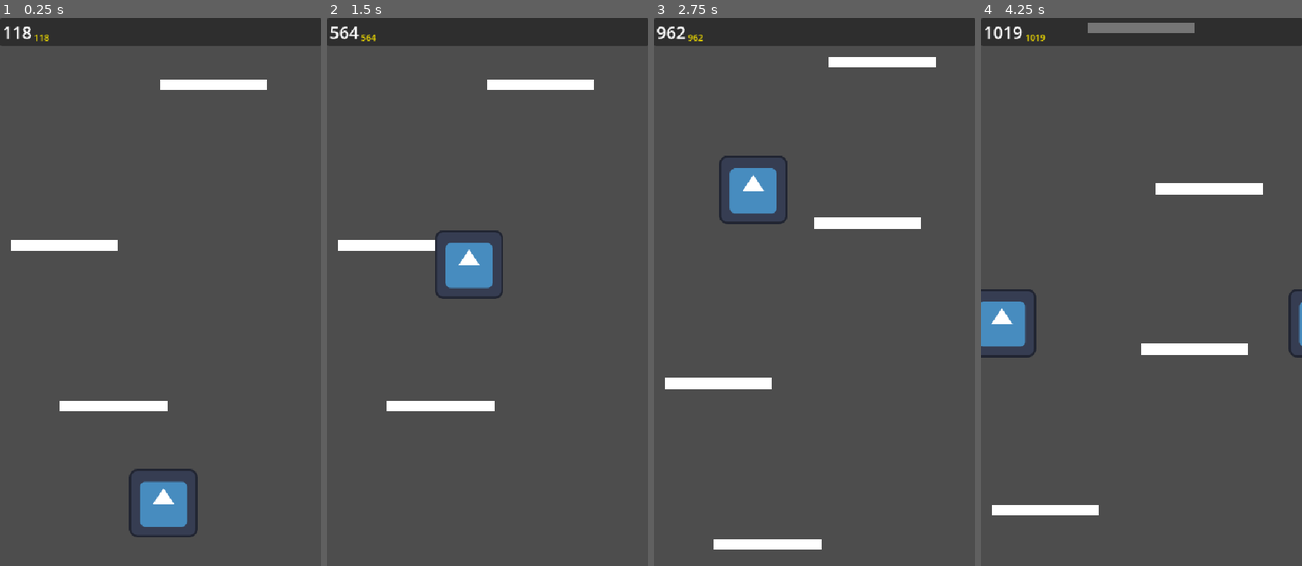
Above: before the commit, frames 1-4 (left to right).
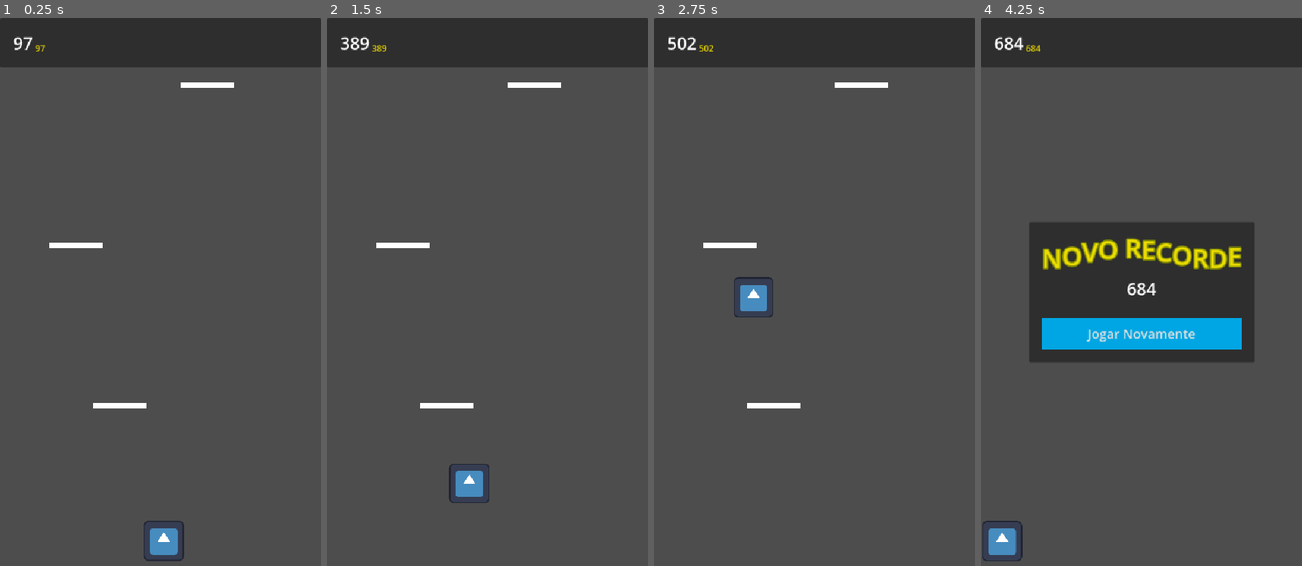
Above: after the commit, the same moments.

Repository: imLymei/mothers-day-game
Game: Godot game, scene res://Scenes/World/World.tscn
Same seed, same stepped clock (60 frames per second), same inputs: the game is played once before the commit and once after it. The engine's default icon, where the game draws it, is replaced by a stand-in: a white triangle on a blue panel in a dark square.
Inputs (mouse positions are in pixels of both pictures, inside the frame that each line leads up to):
- Up to frame 1 (0.25 s): no input
- Up to frame 2 (1.5 s): move the mouse to (558, 264) at 0.52 s; click (558, 264) at 0.67 s; drag from (423, 319) to (471, 401) at 1.27 s
- Up to frame 3 (2.75 s): move the mouse to (846, 171) at 2.02 s; click (846, 171) at 2.17 s
- Up to frame 4 (4.25 s): drag from (1125, 401) to (1045, 209) at 2.77 s; move the mouse to (1237, 374) at 3.52 s; click (1237, 374) at 3.67 s

The runs differ from the first frame. In frame 1, 7.6% of the frame differs, in the area x 0-100%, y 1-100%; in frame 2, 7.5%; in frame 3, 8.7%; in frame 4, 26%, in the area x 0-100%, y 0-100%.

Commit message:
feat: add basic gaming loop

Diff:
--- /dev/null
+++ b/Scenes/Platform/GoalPlatform/GoalPlatform.gd
@@ -0,0 +1,20 @@
+class_name GoalPlatform
+extends Node2D
+
+
+signal goal_reached
+
+@onready var static_plataform: StaticPlatform = %StaticPlataform
+@onready var goal_collision_shape: CollisionShape2D = $GoalArea/GoalCollisionShape
+
+
+func _ready() -> void:
+	var screen_size = get_viewport_rect().size
+	static_plataform.width = screen_size.x
+	static_plataform.generate_polygon()
+	if goal_collision_shape.shape is RectangleShape2D:
+		goal_collision_shape.shape.size.x = screen_size.x
+
+
+func _on_goal_area_body_entered(body: Node2D) -> void:
+	goal_reached.emit()
--- /dev/null
+++ b/Scenes/Platform/GoalPlatform/GoalPlatform.tscn
@@ -0,0 +1,29 @@
+[gd_scene load_steps=5 format=3 uid="uid://b7wuo1sprhdiu"]
+
+[ext_resource type="PackedScene" uid="uid://be031itnglunt" path="res://Scenes/Platform/StaticPlatform/StaticPlatform.tscn" id="1_lwemb"]
+[ext_resource type="Script" uid="uid://bqepujtt4044d" path="res://Scenes/Platform/GoalPlatform/GoalPlatform.gd" id="1_no5ak"]
+
+[sub_resource type="RectangleShape2D" id="RectangleShape2D_no5ak"]
+
+[sub_resource type="RectangleShape2D" id="RectangleShape2D_jqfcs"]
+size = Vector2(16, 56)
+
+[node name="GoalPlatform" type="Node2D"]
+script = ExtResource("1_no5ak")
+
+[node name="StaticPlataform" parent="." instance=ExtResource("1_lwemb")]
+unique_name_in_owner = true
+
+[node name="CollisionShape2D" parent="StaticPlataform" index="0"]
+shape = SubResource("RectangleShape2D_no5ak")
+
+[node name="GoalArea" type="Area2D" parent="."]
+
+[node name="GoalCollisionShape" type="CollisionShape2D" parent="GoalArea"]
+position = Vector2(0, -36)
+shape = SubResource("RectangleShape2D_jqfcs")
+debug_color = Color(2.23808e-06, 0.648162, 0.189683, 0.42)
+
+[connection signal="body_entered" from="GoalArea" to="." method="_on_goal_area_body_entered"]
+
+[editable path="StaticPlataform"]
--- a/Scenes/Platform/MovingPlatform/MovingPlatform.gd
+++ b/Scenes/Platform/MovingPlatform/MovingPlatform.gd
@@ -2,8 +2,8 @@
 extends AnimatableBody2D
 
 
-var width := 200
-var height := 20
+var width := 100
+var height := 10
 
 var velocity := 5
 var velocity_margin := randf_range(0,1)
--- a/Scenes/Platform/StaticPlatform/StaticPlatform.gd
+++ b/Scenes/Platform/StaticPlatform/StaticPlatform.gd
@@ -2,14 +2,18 @@
 extends StaticBody2D
 
 
-var width := 200
-var height := 20
+var width := 100
+var height := 10
 
 @onready var collision_shape_2d: CollisionShape2D = %CollisionShape2D
 @onready var polygon_2d: Polygon2D = %Polygon2D
 
 
 func _ready() -> void:
+	generate_polygon()
+
+
+func generate_polygon():
 	if collision_shape_2d.shape:
 		if collision_shape_2d.shape is RectangleShape2D:
 			collision_shape_2d.shape.size = Vector2(width, height)
--- a/Scenes/Player/Player.gd
+++ b/Scenes/Player/Player.gd
@@ -2,8 +2,8 @@
 extends CharacterBody2D
 
 
-const GRAVITY = 1200
-const JUMP_FORCE = 900
+const GRAVITY = 1500
+const JUMP_FORCE = 1000
 const SPEED = 400
 
 var screen_size: Vector2
@@ -13,14 +13,14 @@
 var touch_index := -1
 var can_move := true
 
-@onready var sprite: Sprite2D = %Sprite
+@onready var sprite: Node2D = %Sprite
 @onready var collision_shape_2d: CollisionShape2D = %CollisionShape2D
 
 
 func _ready() -> void:
-	var left_sprite := sprite.duplicate() as Sprite2D
+	var left_sprite := sprite.duplicate() as Node2D
 	var left_collision_shape := collision_shape_2d.duplicate() as CollisionShape2D
-	var right_sprite := sprite.duplicate() as Sprite2D
+	var right_sprite := sprite.duplicate() as Node2D
 	var right_collision_shape := collision_shape_2d.duplicate() as CollisionShape2D
 
 	screen_size = get_viewport_rect().size
@@ -37,11 +37,12 @@
 
 
 func _physics_process(delta: float) -> void:
+	if not is_on_floor():
+		velocity.y += GRAVITY * delta
+	elif can_move:
+		velocity.y = -JUMP_FORCE
+
 	if can_move:
-		if not is_on_floor():
-			velocity.y += GRAVITY * delta
-		else: velocity.y = -JUMP_FORCE
-
 		velocity.x = SPEED * current_direction
 	else:
 		velocity.x = lerp(velocity.x, 0.0, 12 * delta)
--- a/Scenes/Player/Player.tscn
+++ b/Scenes/Player/Player.tscn
@@ -4,15 +4,29 @@
 [ext_resource type="Texture2D" uid="uid://cd3ipddpeq2o7" path="res://Resources/icon.svg" id="1_s0eop"]
 
 [sub_resource type="RectangleShape2D" id="RectangleShape2D_s0eop"]
-size = Vector2(128, 128)
+size = Vector2(75, 75)
 
 [node name="Player" type="CharacterBody2D"]
 z_index = 1
 script = ExtResource("1_ft8w5")
 
-[node name="Sprite" type="Sprite2D" parent="."]
+[node name="Sprite" type="Node2D" parent="."]
 unique_name_in_owner = true
+
+[node name="Texture" type="TextureRect" parent="Sprite"]
+anchors_preset = 8
+anchor_left = 0.5
+anchor_top = 0.5
+anchor_right = 0.5
+anchor_bottom = 0.5
+offset_left = -37.5
+offset_top = -37.5
+offset_right = 37.5
+offset_bottom = 37.5
+grow_horizontal = 2
+grow_vertical = 2
 texture = ExtResource("1_s0eop")
+expand_mode = 5
 
 [node name="CollisionShape2D" type="CollisionShape2D" parent="."]
 unique_name_in_owner = true
--- a/Scenes/World/World.gd
+++ b/Scenes/World/World.gd
@@ -3,6 +3,7 @@
 
 const PLATFORM_SPACING = 300
 const MOVING_PLATFORM_SPAWN_RATE = 0.1
+const GOAL_PLATFORMS_DISTANCE = 10
 
 var best_score = 0
 var actual_score = 0
@@ -10,6 +11,8 @@
 var screen_size: Vector2
 
 var is_game_running := true
+var total_platforms := 0
+var goal_platform: GoalPlatform
 
 var camera_bottom :
 	get():
@@ -17,6 +20,7 @@
 
 @export var static_platform_scene: PackedScene
 @export var moving_platform_scene: PackedScene
+@export var goal_platform_scene: PackedScene
 
 @onready var camera_2d: Camera2D = %Camera2D
 @onready var player: Player = %Player
@@ -62,15 +66,31 @@
 		add_platform()
 
 
-func generate_platforms():
+func generate_platforms() -> void:
 	var height_goal = player.global_position.y + (screen_size.y * 1.5)
 
 	while last_platform_height <= height_goal:
 		add_platform()
 
 
-func add_platform():
+func add_platform() -> void:
+	if total_platforms > GOAL_PLATFORMS_DISTANCE:
+		return
+
 	last_platform_height += PLATFORM_SPACING
+
+	if total_platforms == GOAL_PLATFORMS_DISTANCE:
+		total_platforms += 1
+
+		goal_platform = goal_platform_scene.instantiate() as GoalPlatform
+
+		goal_platform.global_position.y = -last_platform_height
+		goal_platform.goal_reached.connect(_on_goal_reached)
+		platforms.add_child(goal_platform)
+		return
+
+	total_platforms += 1
+
 	var platform_type := randi_range(0, 1)
 	var platform_scene := static_platform_scene if platform_type == 0 else moving_platform_scene
 
@@ -84,12 +104,14 @@
 	platforms.add_child(platform)
 
 
-func die():
+func die() -> void:
 	game_over_screen.show()
 	new_high_score.show()
+	total_platforms = 0
 	new_high_score_label.text = "%d" % [best_score]
 
 	camera_2d.global_position.y = 0
+	camera_2d.position_smoothing_speed = 10
 	is_game_running = false
 	player.can_move = false
 
@@ -100,9 +122,11 @@
 
 
 
-func restart():
+func restart() -> void:
 	game_over_screen.hide()
 	new_high_score.hide()
+	camera_2d.position_smoothing_speed = 5
+	camera_2d.limit_smoothed = false
 
 	actual_score = 0
 	is_game_running = true
@@ -113,3 +137,9 @@
 
 func _on_restart_button_pressed() -> void:
 	restart()
+
+
+func _on_goal_reached() -> void:
+	player.can_move = false
+	camera_2d.limit_smoothed = true
+	camera_2d.limit_bottom = goal_platform.global_position.y
--- a/Scenes/World/World.tscn
+++ b/Scenes/World/World.tscn
@@ -1,17 +1,58 @@
-[gd_scene load_steps=6 format=3 uid="uid://2br3kn32w0pd"]
+[gd_scene load_steps=12 format=3 uid="uid://2br3kn32w0pd"]
 
 [ext_resource type="PackedScene" uid="uid://dwkl5axyrlrce" path="res://Scenes/Player/Player.tscn" id="1_0nbjp"]
 [ext_resource type="Script" uid="uid://cqwxdx7ix6chh" path="res://Scenes/World/World.gd" id="1_xf6vi"]
 [ext_resource type="PackedScene" uid="uid://be031itnglunt" path="res://Scenes/Platform/StaticPlatform/StaticPlatform.tscn" id="3_ouhkt"]
 [ext_resource type="PackedScene" uid="uid://cj5k2jul6kebx" path="res://Scenes/Platform/MovingPlatform/MovingPlatform.tscn" id="4_5jr8x"]
+[ext_resource type="PackedScene" uid="uid://b7wuo1sprhdiu" path="res://Scenes/Platform/GoalPlatform/GoalPlatform.tscn" id="4_27jhl"]
 
 [sub_resource type="RectangleShape2D" id="RectangleShape2D_0nbjp"]
 size = Vector2(612, 20)
+
+[sub_resource type="StyleBoxFlat" id="StyleBoxFlat_5jr8x"]
+content_margin_left = 12.0
+content_margin_top = 12.0
+content_margin_right = 12.0
+content_margin_bottom = 12.0
+bg_color = Color(1.34766e-06, 0.651181, 0.887928, 1)
+border_width_left = 2
+border_width_top = 2
+border_width_right = 2
+border_width_bottom = 2
+border_color = Color(1, 1, 1, 1)
+
+[sub_resource type="StyleBoxFlat" id="StyleBoxFlat_27jhl"]
+content_margin_left = 12.0
+content_margin_top = 12.0
+content_margin_right = 12.0
+content_margin_bottom = 12.0
+bg_color = Color(0, 0.495769, 0.810998, 1)
+
+[sub_resource type="StyleBoxFlat" id="StyleBoxFlat_hveh7"]
+content_margin_left = 12.0
+content_margin_top = 12.0
+content_margin_right = 12.0
+content_margin_bottom = 12.0
+bg_color = Color(1.34766e-06, 0.651181, 0.887928, 1)
+
+[sub_resource type="StyleBoxFlat" id="StyleBoxFlat_87yka"]
+content_margin_left = 12.0
+content_margin_top = 12.0
+content_margin_right = 12.0
+content_margin_bottom = 12.0
+bg_color = Color(0, 0.391045, 0.871367, 1)
+
+[sub_resource type="Theme" id="Theme_kjd5s"]
+Button/styles/focus = SubResource("StyleBoxFlat_5jr8x")
+Button/styles/hover = SubResource("StyleBoxFlat_27jhl")
+Button/styles/normal = SubResource("StyleBoxFlat_hveh7")
+Button/styles/pressed = SubResource("StyleBoxFlat_87yka")
 
 [node name="World" type="Node2D"]
 script = ExtResource("1_xf6vi")
 static_platform_scene = ExtResource("3_ouhkt")
 moving_platform_scene = ExtResource("4_5jr8x")
+goal_platform_scene = ExtResource("4_27jhl")
 
 [node name="Player" parent="." instance=ExtResource("1_0nbjp")]
 unique_name_in_owner = true
@@ -27,7 +68,6 @@
 unique_name_in_owner = true
 process_callback = 0
 position_smoothing_enabled = true
-position_smoothing_speed = 2.0
 
 [node name="Platforms" type="Node" parent="."]
 unique_name_in_owner = true
@@ -53,10 +93,10 @@
 
 [node name="MarginContainer" type="MarginContainer" parent="CanvasLayer/ScreenContainer/HeaderContainer"]
 layout_mode = 2
-theme_override_constants/margin_left = 4
-theme_override_constants/margin_top = 4
-theme_override_constants/margin_right = 4
-theme_override_constants/margin_bottom = 4
+theme_override_constants/margin_left = 24
+theme_override_constants/margin_top = 24
+theme_override_constants/margin_right = 24
+theme_override_constants/margin_bottom = 24
 
 [node name="HBoxContainer" type="HBoxContainer" parent="CanvasLayer/ScreenContainer/HeaderContainer/MarginContainer"]
 layout_mode = 2
@@ -91,10 +131,10 @@
 
 [node name="MarginContainer" type="MarginContainer" parent="CanvasLayer/ScreenContainer/GameOverScreen/PanelContainer"]
 layout_mode = 2
-theme_override_constants/margin_left = 12
-theme_override_constants/margin_top = 12
-theme_override_constants/margin_right = 12
-theme_override_constants/margin_bottom = 12
+theme_override_constants/margin_left = 24
+theme_override_constants/margin_top = 24
+theme_override_constants/margin_right = 24
+theme_override_constants/margin_bottom = 24
 
 [node name="VBoxContainer" type="VBoxContainer" parent="CanvasLayer/ScreenContainer/GameOverScreen/PanelContainer/MarginContainer"]
 layout_mode = 2
@@ -130,6 +170,7 @@
 
 [node name="RestartButton" type="Button" parent="CanvasLayer/ScreenContainer/GameOverScreen/PanelContainer/MarginContainer/VBoxContainer"]
 layout_mode = 2
+theme = SubResource("Theme_kjd5s")
 theme_override_font_sizes/font_size = 24
 text = "Jogar Novamente"
 
Not shown, added: Scenes/Platform/GoalPlatform/GoalPlatform.gd.uid
